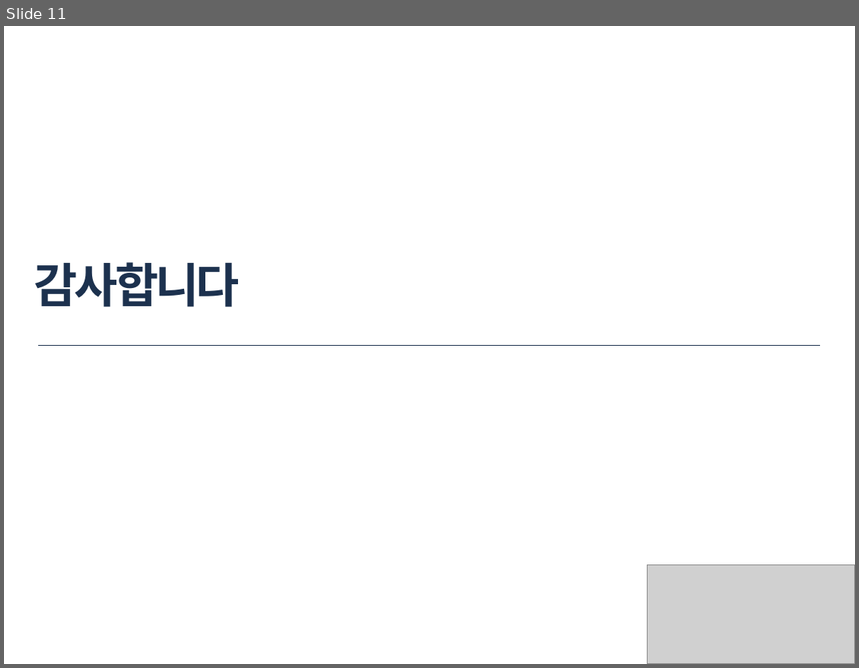
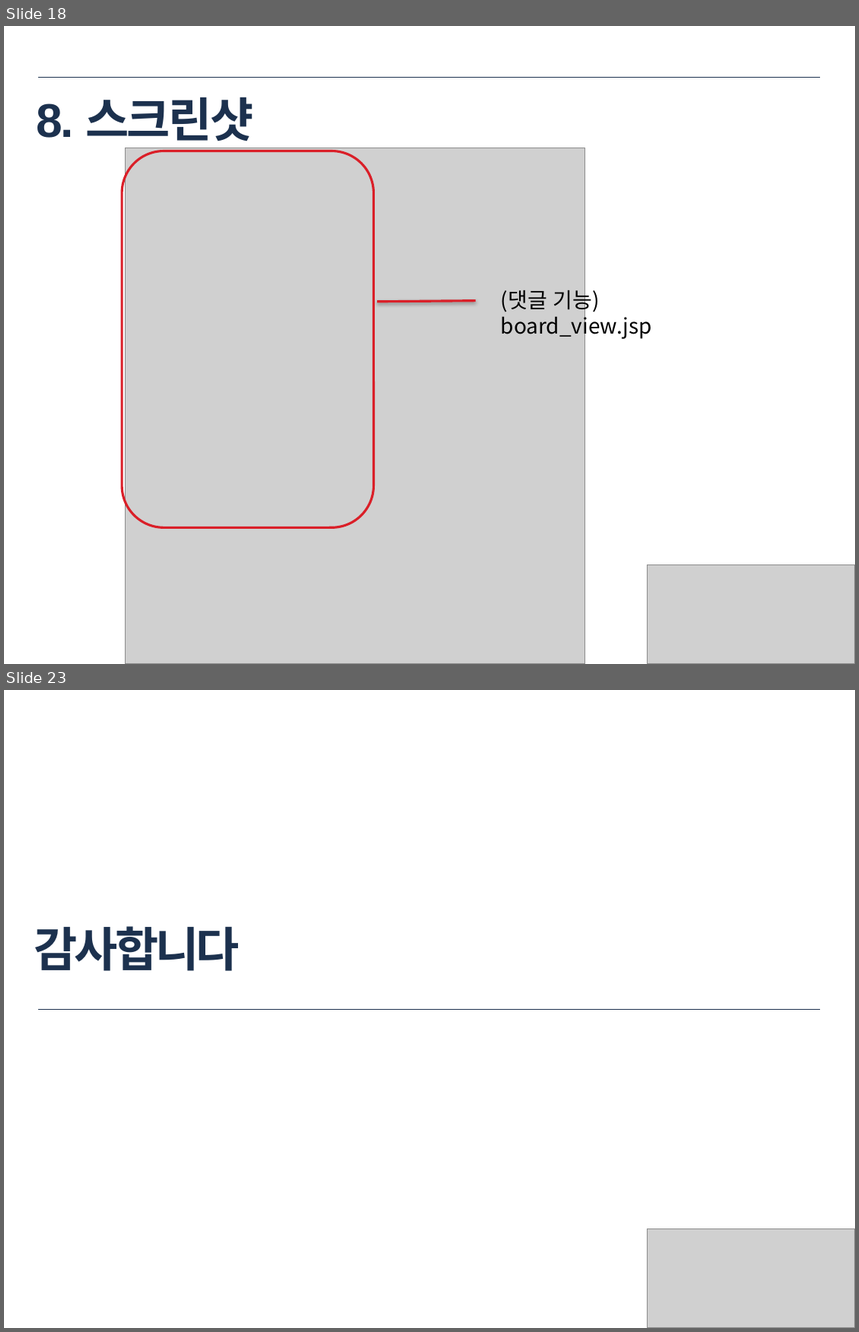
Before and after one commit to icto55-2-juree/WoojuProject, a slide deck: documents/Icto55_2_project(석주리, 최우).pptx. Shown one above the other, each under a label of ours: slide 11 before the commit, slides 18 and 23 after it; the slides between them are not shown. The pictures are 859x668 and 859x1332 pixels, drawn with LibreOffice and Linux fonts; fonts in the diff are those of the drawing; grey boxes stand for pictures. Boxes give left, top, right and bottom in pixels: in the first picture for what was removed or moved away, otherwise in the second. Text is boxed around its words. In the diff, an @@ line names an element or a change of style, - is before the commit and + after.

```diff
--- a/documents/Icto55_2_project(석주리, 최우).pptx
+++ b/documents/Icto55_2_project(석주리, 최우).pptx
@@ slide 18 added at [4,26,855,664], background #FFFFFF @@
@@ line added from (38, 77) to (820, 77), #1C314E 0.25 pt @@
@@ text added at [37,97,254,148], 40 pt, text #1C314E, bold @@
+8. 스크린샷
@@ rounded rectangle added at [123,151,374,528], outline #DA1F28 2 pt @@
@@ picture added at [125,148,585,664] @@
@@ text added at [501,287,652,340], 18 pt, text #000000 @@
+(댓글 기능) board_view.jsp
@@ line added from (378, 302) to (475, 301), #DA1F28 2 pt @@
@@ picture added at [648,565,855,664] @@
@@ what was slide 11 is now slide 23 @@
```
Also in this commit, not shown: 8 slides changed, 12 other slides added, 1 slide removed, 2 other files.
